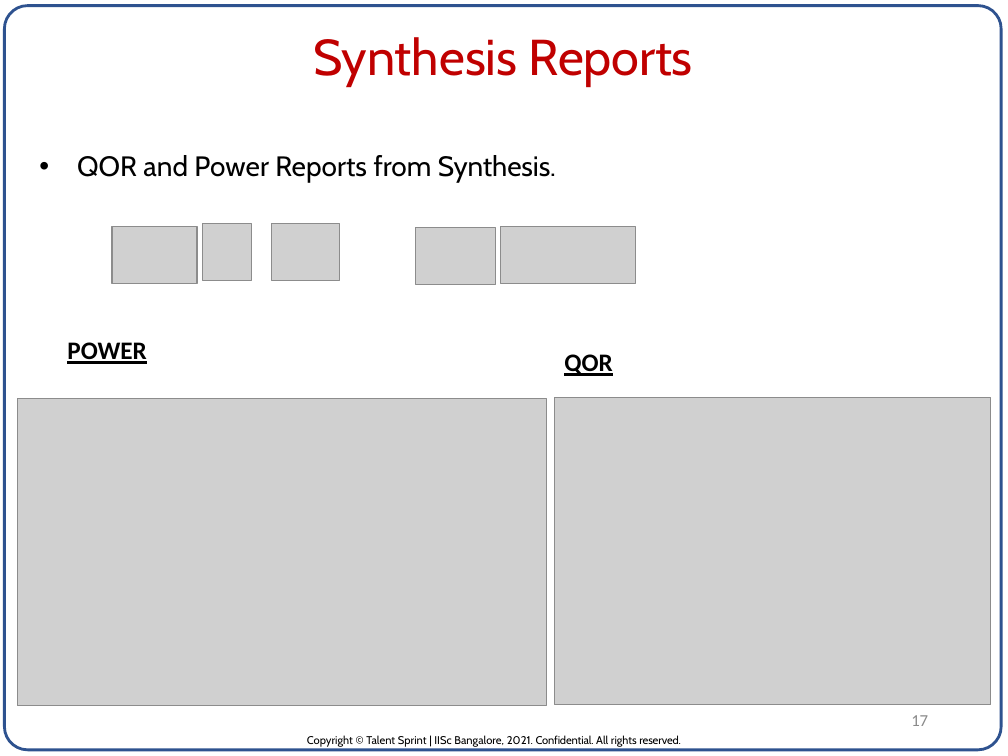
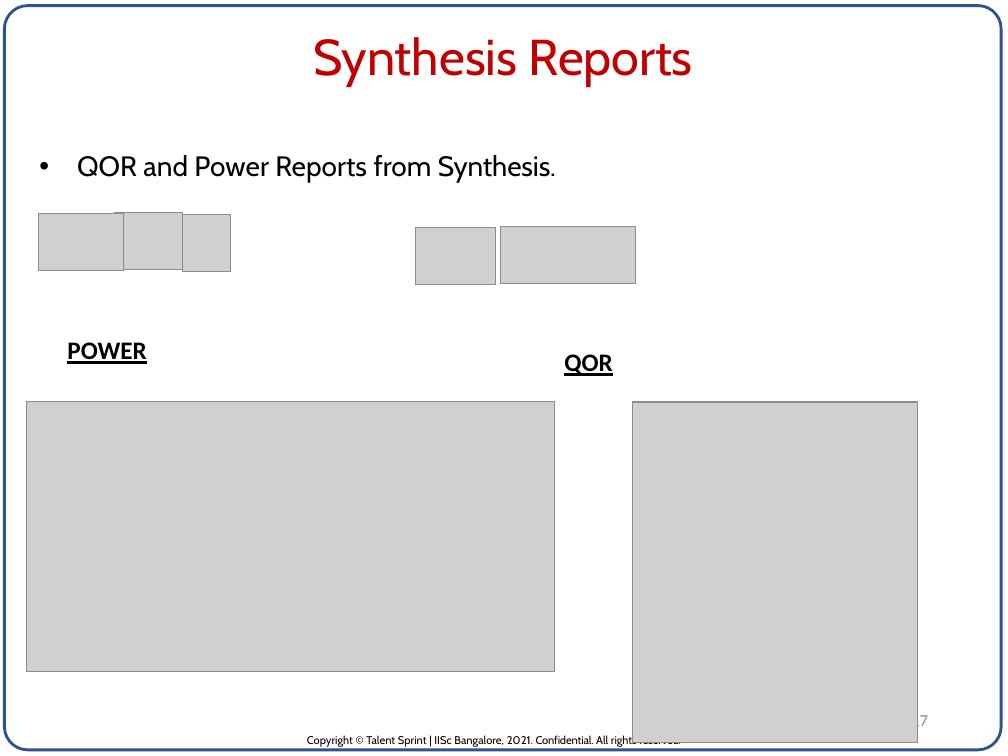
Before and after one commit to pvrajeshkumar/IISC_DVLSI_ML_Project, a slide deck: slide 17 of Project_Report/ASIC for Neural Network inference_P_V_Rajesh_Kumar.pptx. Drawn at 1008x756 pixels with LibreOffice and Linux fonts; fonts in the diff are those of the drawing; grey boxes stand for pictures. Boxes give left, top, right and bottom in pixels: in the first picture for what was removed or moved away, otherwise in the second. Text is boxed around its words. In the diff, an @@ line names an element or a change of style, - is before the commit and + after.

Commit message:
Updated with LEC Reports.

```diff
--- a/Project_Report/ASIC for Neural Network inference_P_V_Rajesh_Kumar.pptx
+++ b/Project_Report/ASIC for Neural Network inference_P_V_Rajesh_Kumar.pptx
@@ picture added at bbox=[38, 214, 123, 270] @@
@@ picture: place and size @@
-picture at bbox=[112, 227, 197, 283]
+picture at bbox=[114, 213, 182, 269]
@@ picture added at bbox=[182, 215, 231, 271] @@
@@ picture removed at bbox=[203, 224, 251, 280] @@
@@ picture removed at bbox=[271, 224, 340, 280] @@
@@ picture: place and size @@
-picture at bbox=[17, 398, 546, 706]
+picture at bbox=[26, 402, 554, 672]
@@ picture: place and size @@
-picture at bbox=[554, 397, 991, 705]
+picture at bbox=[633, 402, 918, 742]
```
Also in this commit, not shown: 6 other slides changed.
